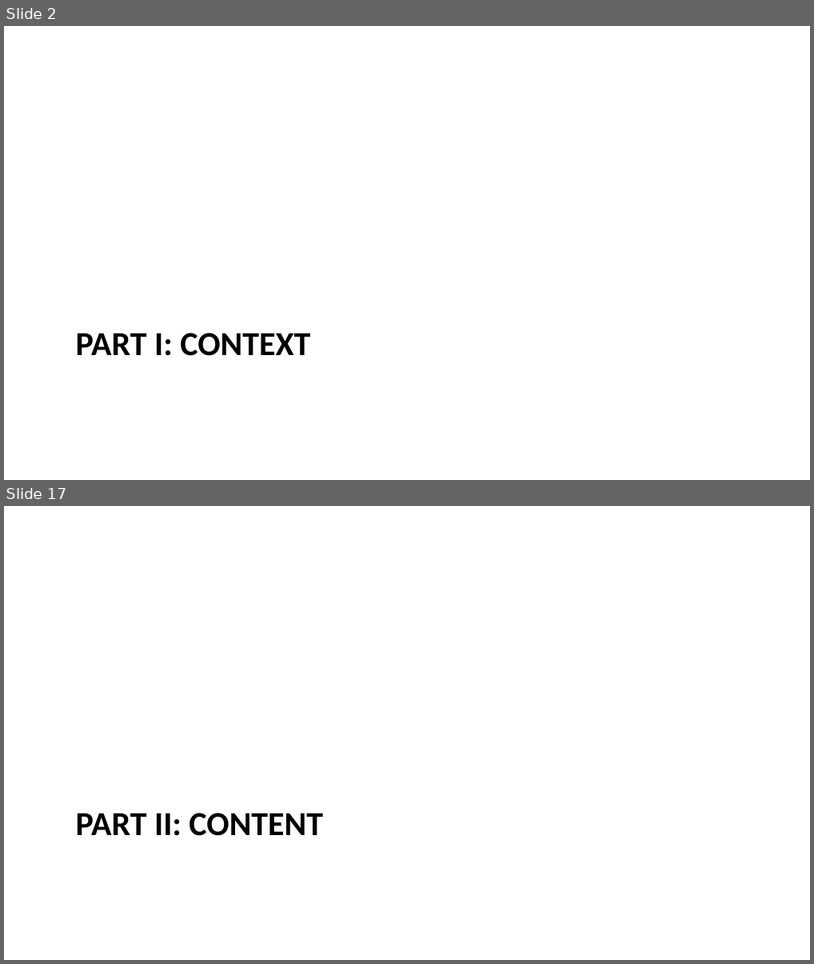
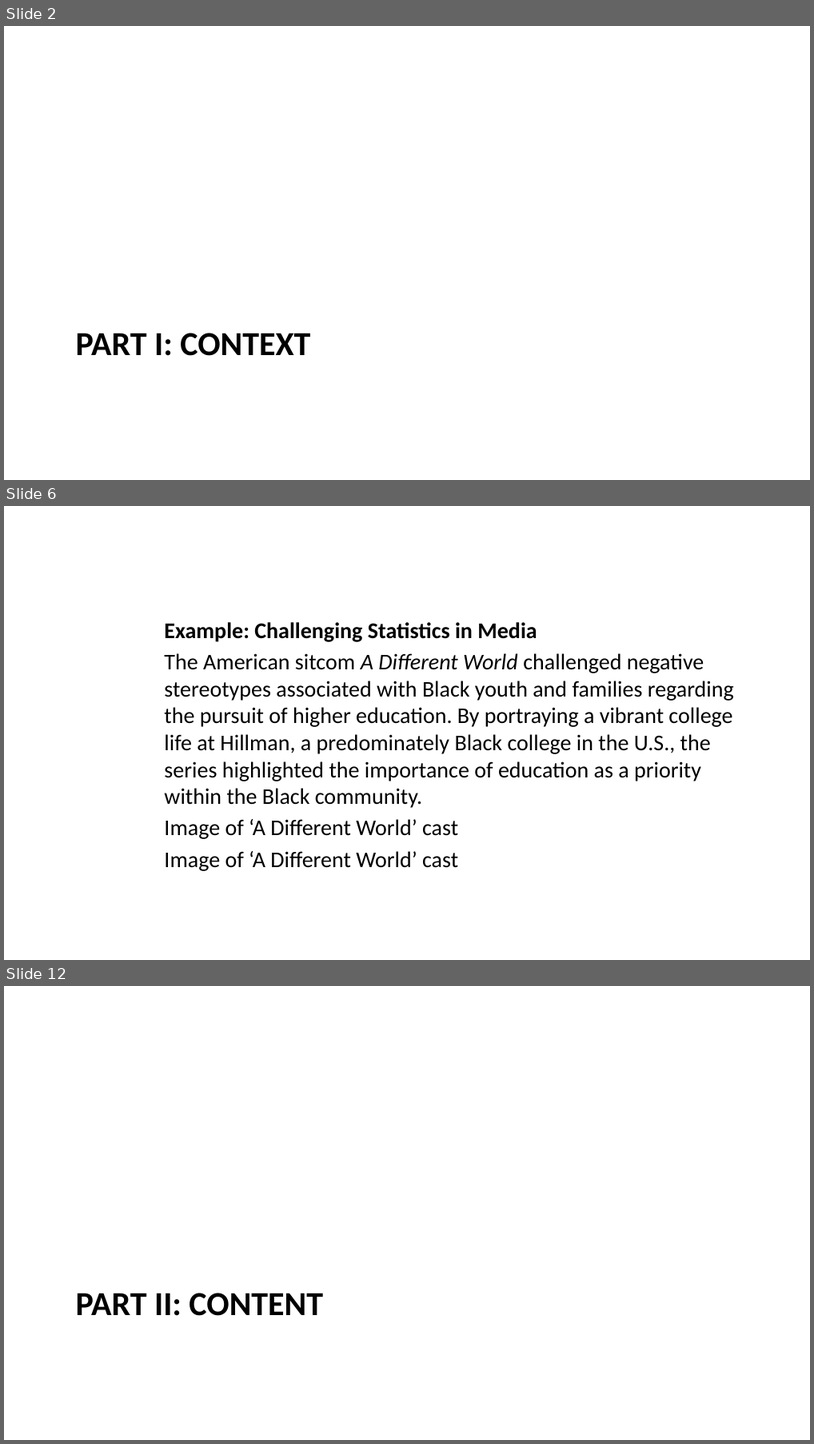
Before and after one commit to data-202/sp25, a slide deck: docs/weeks/week02.pptx. Shown one above the other, each under a label of ours: slides 2 and 17 before the commit, slides 2, 6 and 12 after it; the slides between them are not shown. The pictures are 814x964 and 814x1444 pixels, drawn with LibreOffice and Linux fonts; fonts in the diff are those of the drawing. Boxes give left, top, right and bottom in pixels: in the first picture for what was removed or moved away, otherwise in the second. Text is boxed around its words. In the diff, an @@ line names an element or a change of style, - is before the commit and + after.

```diff
--- a/docs/weeks/week02.pptx
+++ b/docs/weeks/week02.pptx
@@ slide 6 added at (x1=4, y1=506, x2=810, y2=960), background #FFFFFF @@
@@ text added at (x1=164, y1=622, x2=734, y2=871), 20 pt, text #000000 @@
+Example: Challenging Statistics in Media
+The American sitcom A Different World challenged negative stereotypes associated with Black youth and families regarding the pursuit of higher education. By portraying a vibrant college life at Hillman, a predominately Black college in the U.S., the series highlighted the importance of education as a priority within the Black community.
+Image of ‘A Different World’ cast
+Image of ‘A Different World’ cast
@@ what was slide 17 is now slide 12 @@
```
Also in this commit, not shown: 3 slides changed, 9 other slides added, 1 slide removed, 7 other files.
